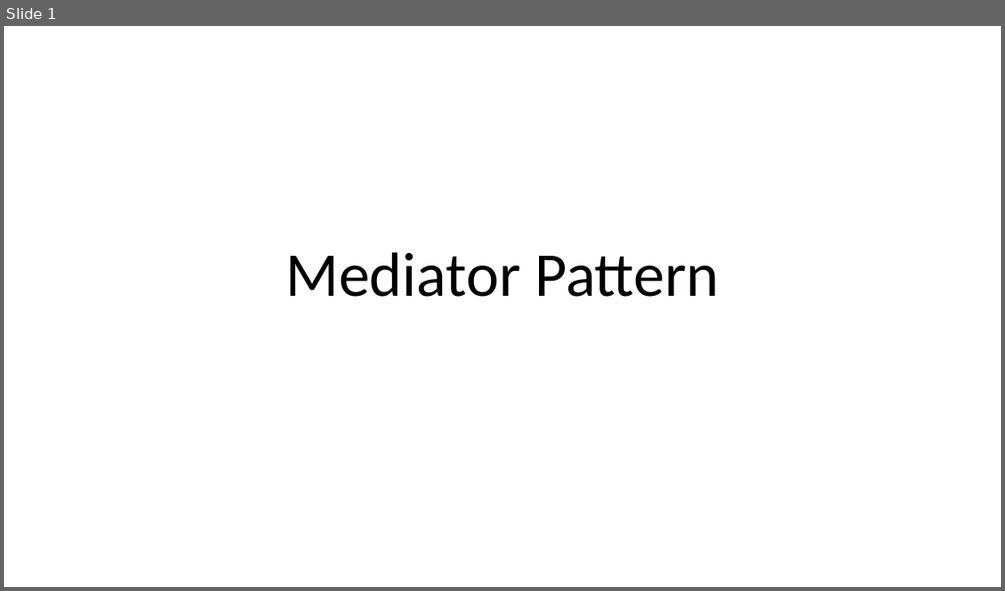
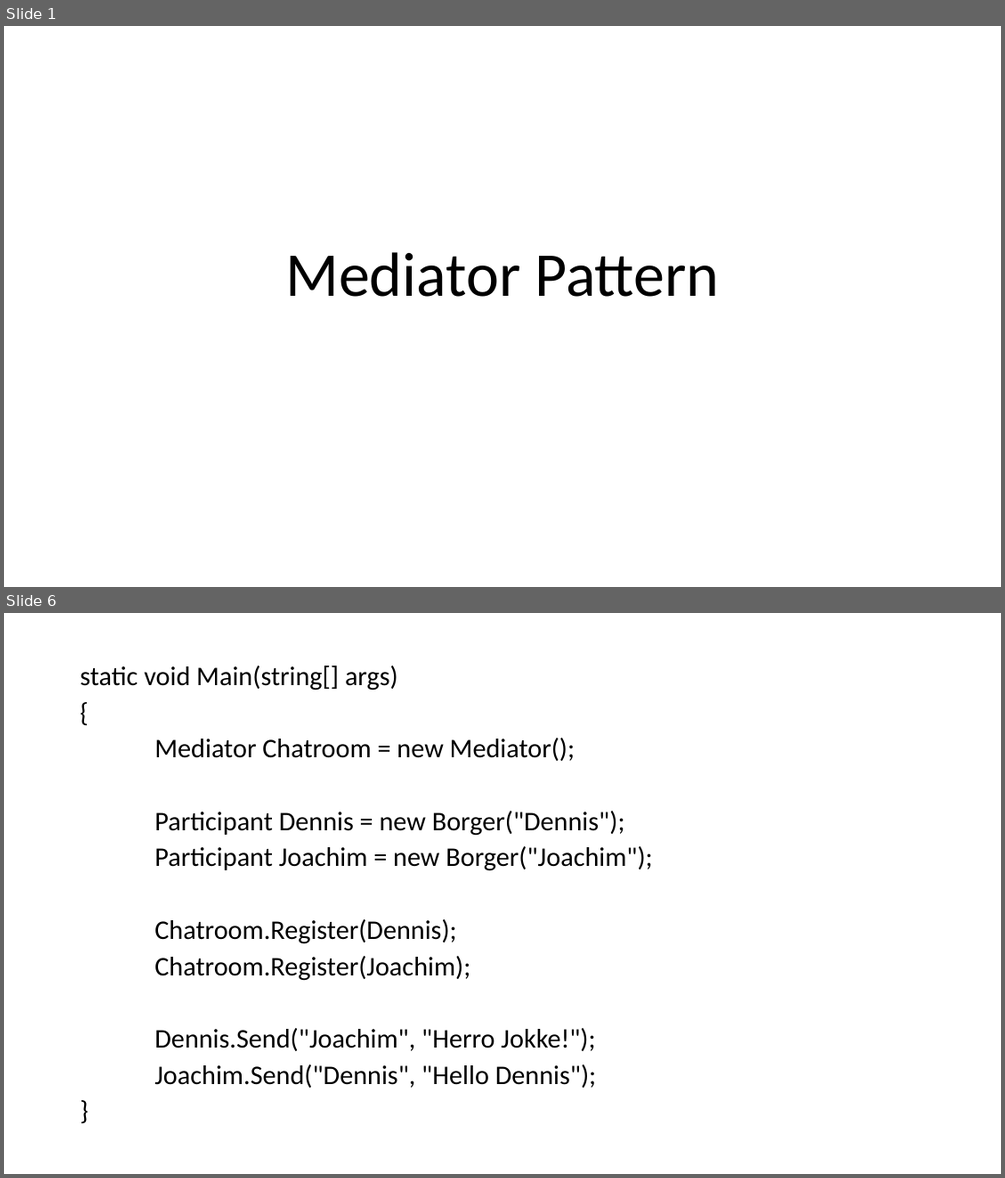
Before and after one commit to BjornNorgaard/I4SWD, a slide deck: MediatorPattern/Presentation/Mediator Pattern.pptx. Shown one above the other, each under a label of ours: slide 1 before the commit, slides 1 and 6 after it; the slides between them are not shown. The pictures are 1005x591 and 1005x1178 pixels, drawn with LibreOffice and Linux fonts; fonts in the diff are those of the drawing. Boxes give left, top, right and bottom in pixels: in the first picture for what was removed or moved away, otherwise in the second. Text is boxed around its words. In the diff, an @@ line names an element or a change of style, - is before the commit and + after.

Commit message:
only need Dick dennis' stuff

```diff
--- a/MediatorPattern/Presentation/Mediator Pattern.pptx
+++ b/MediatorPattern/Presentation/Mediator Pattern.pptx
@@ slide 6 added at box(4, 613, 1001, 1174), background #FFFFFF @@
@@ text added at box(80, 666, 652, 1087), 25.9 pt, text #000000 @@
+static void Main(string[] args)
+{
+Mediator Chatroom = new Mediator();
+Participant Dennis = new Borger("Dennis");
+Participant Joachim = new Borger("Joachim");
+Chatroom.Register(Dennis);
+Chatroom.Register(Joachim);
+Dennis.Send("Joachim", "Herro Jokke!");
+Joachim.Send("Dennis", "Hello Dennis");
+}
```
Also in this commit, not shown: 8 other slides added, 3 other files.
